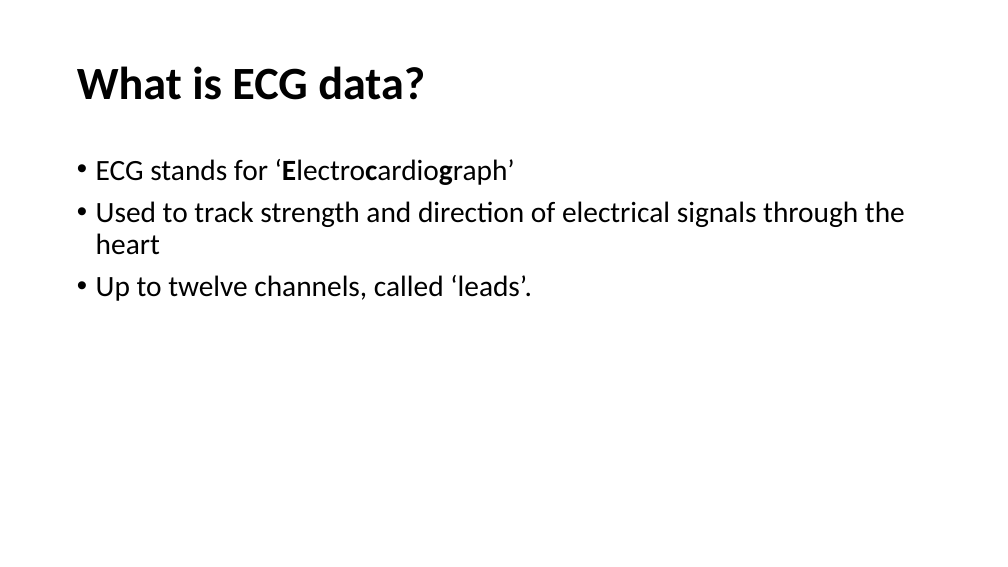
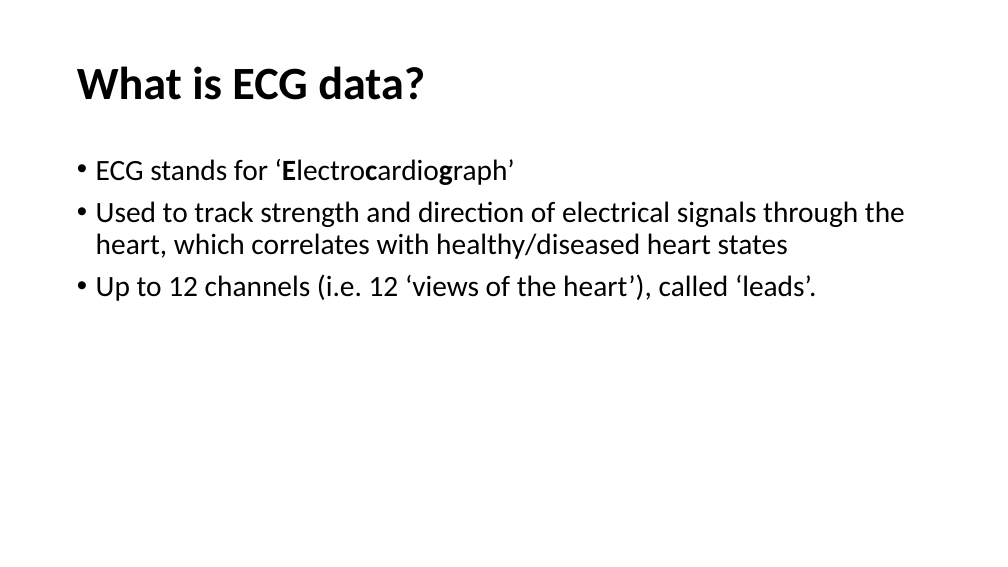
Before and after one commit to mengwong/nemo-projects, a slide deck: slide 3 of project_5_multilead_ecg_analysis/presentation/classifying_ecg_data.pptx (slide 4 before the commit). Drawn at 1008x567 pixels with LibreOffice and Linux fonts; fonts in the diff are those of the drawing. Boxes give left, top, right and bottom in pixels: in the first picture for what was removed or moved away, otherwise in the second. Text is boxed around its words. In the diff, an @@ line names an element or a change of style, - is before the commit and + after.

```diff
--- a/project_5_multilead_ecg_analysis/presentation/classifying_ecg_data.pptx
+++ b/project_5_multilead_ecg_analysis/presentation/classifying_ecg_data.pptx
@@ text at bbox=[96, 201, 905, 301]: text changed @@
-• Used to track strength and direction of electrical signals through the heart
-• Up to twelve channels, called ‘leads’.
+• Used to track strength and direction of electrical signals through the heart, which correlates with healthy/diseased heart states
+• Up to 12 channels (i.e. 12 ‘views of the heart’), called ‘leads’.
```
Also in this commit, not shown: 4 other slides changed, 1 slide added, 1 slide removed, 15 other files.
